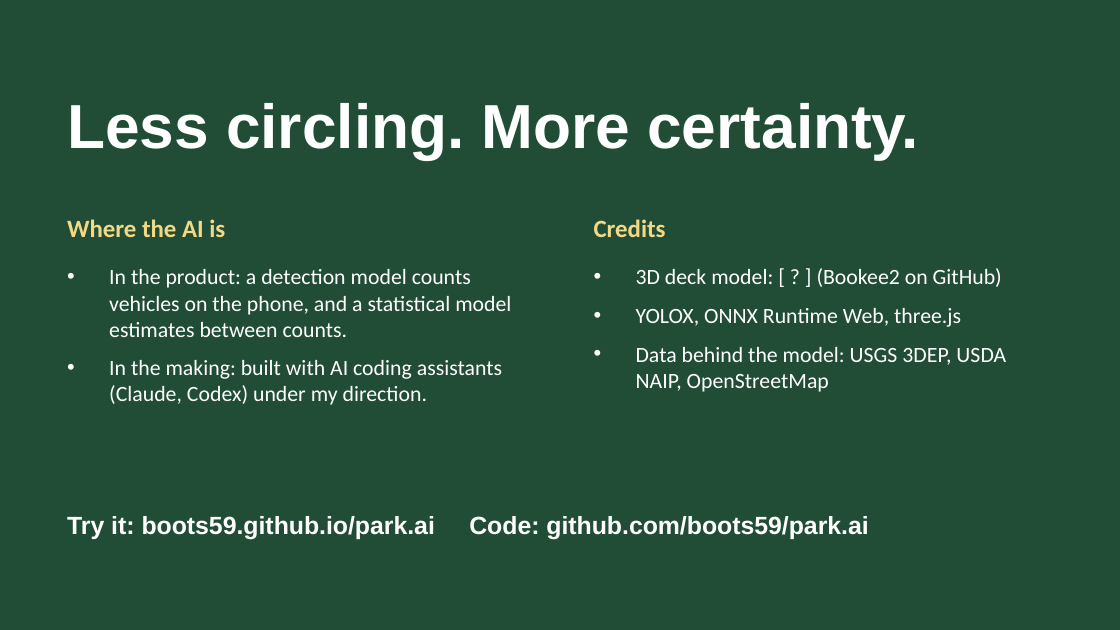
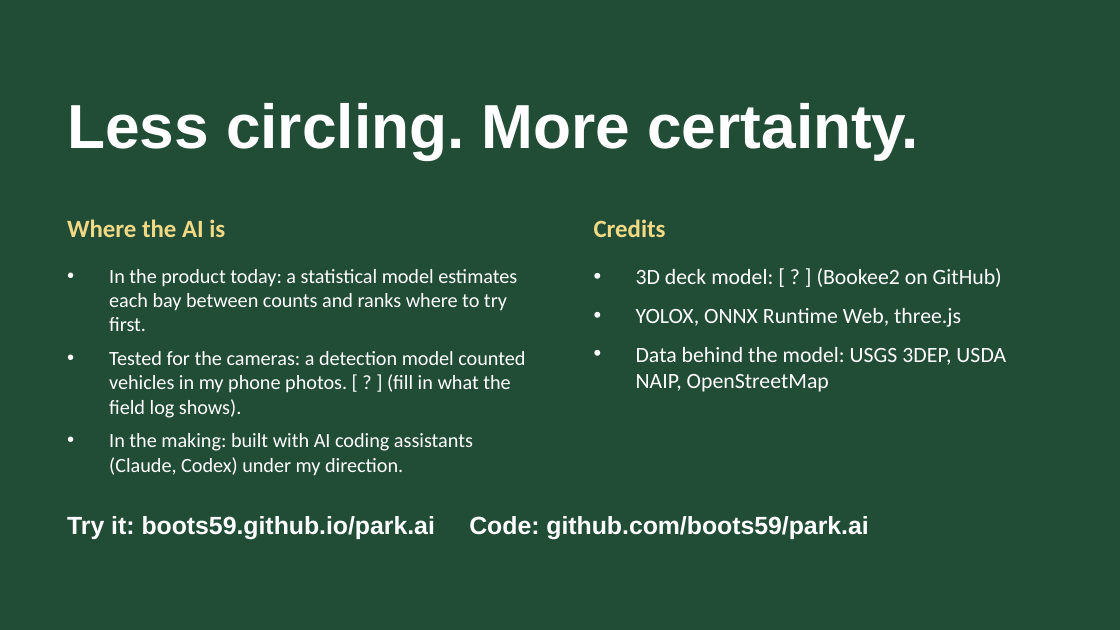
Before and after one commit to boots59/park.ai, a slide deck: slide 8 of submission/WEST-deck-pitch-DRAFT.pptx. Drawn at 1120x630 pixels with LibreOffice and Linux fonts; fonts in the diff are those of the drawing. Boxes give left, top, right and bottom in pixels: in the first picture for what was removed or moved away, otherwise in the second. Text is boxed around its words. In the diff, an @@ line names an element or a change of style, - is before the commit and + after.

```diff
--- a/submission/WEST-deck-pitch-DRAFT.pptx
+++ b/submission/WEST-deck-pitch-DRAFT.pptx
@@ text at [109, 269, 525, 418]: text changed; size 14 to 13 pt @@
-• In the product: a detection model counts vehicles on the phone, and a statistical model estimates between counts.
+• In the product today: a statistical model estimates each bay between counts and ranks where to try first.
+• Tested for the cameras: a detection model counted vehicles in my phone photos. [ ? ] (fill in what the field log shows).
@@ text at [109, 433, 473, 476]: size 14 to 13 pt in "In the making: built with AI coding ..."; less space between paragraphs @@
```
Also in this commit, not shown: 3 other slides changed, 5 other files.
